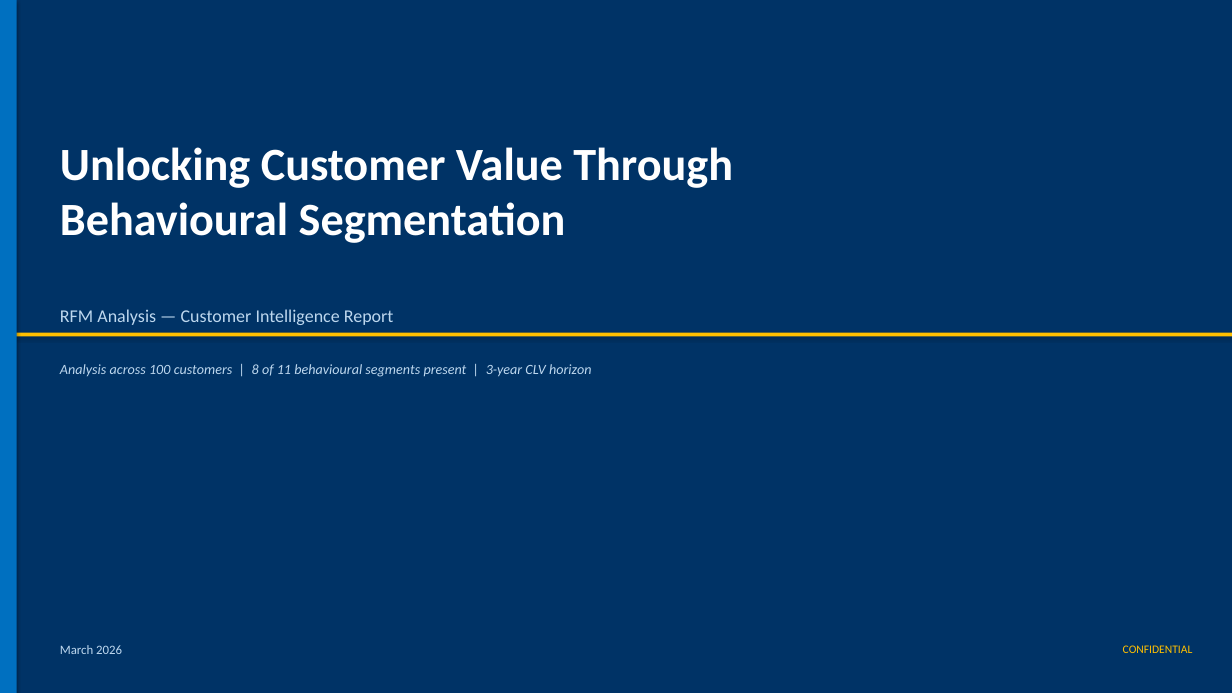
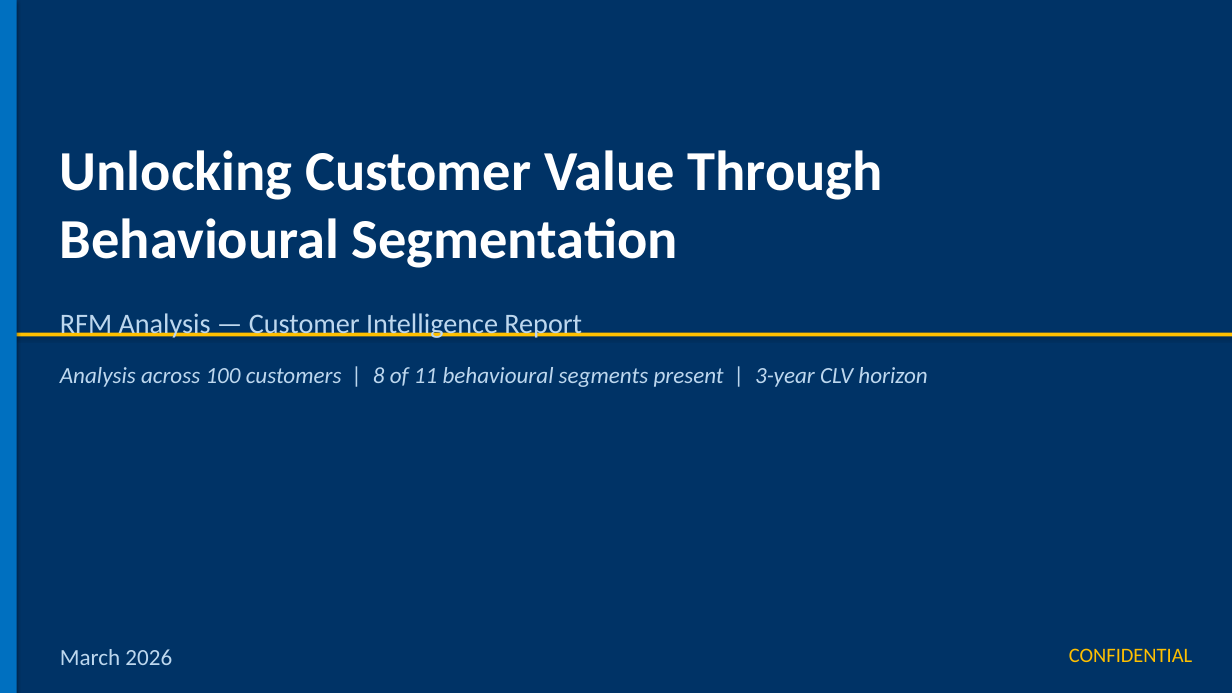
Before and after one commit to FelipeRego/rfm-customer-analysis, a slide deck: slide 1 of RFM_Customer_Analysis.pptx. Drawn at 1232x693 pixels with LibreOffice and Linux fonts; fonts in the diff are those of the drawing. Boxes give left, top, right and bottom in pixels: in the first picture for what was removed or moved away, otherwise in the second. Text is boxed around its words. In the diff, an @@ line names an element or a change of style, - is before the commit and + after.

```diff
--- a/RFM_Customer_Analysis.pptx
+++ b/RFM_Customer_Analysis.pptx
@@ text "Unlocking Customer Value Through Behavioural ..." at [60,150,882,268]: size 36 to 44 pt @@
@@ text "RFM Analysis — Customer Intelligence ..." at [60,313,582,338]: size 14 to 22 pt @@
@@ text "Analysis across 100 customers | ..." at [60,367,927,387]: size 11 to 18 pt @@
@@ text "March 2026" at [60,649,172,665]: size 10 to 18 pt @@
@@ text "CONFIDENTIAL" at [1069,648,1192,662]: size 9 to 16 pt @@
```
Also in this commit, not shown: 13 other slides changed, 4 other files.
